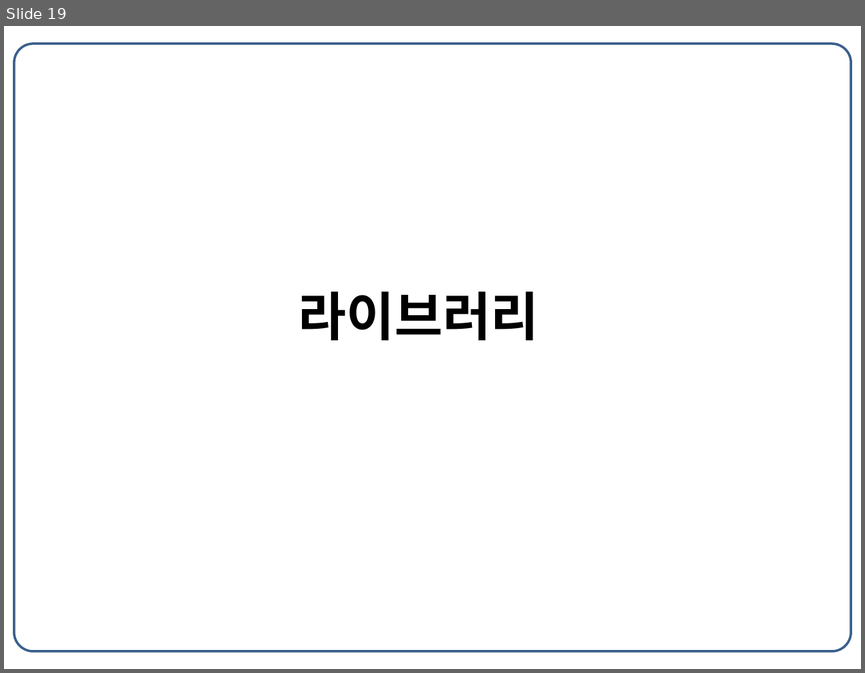
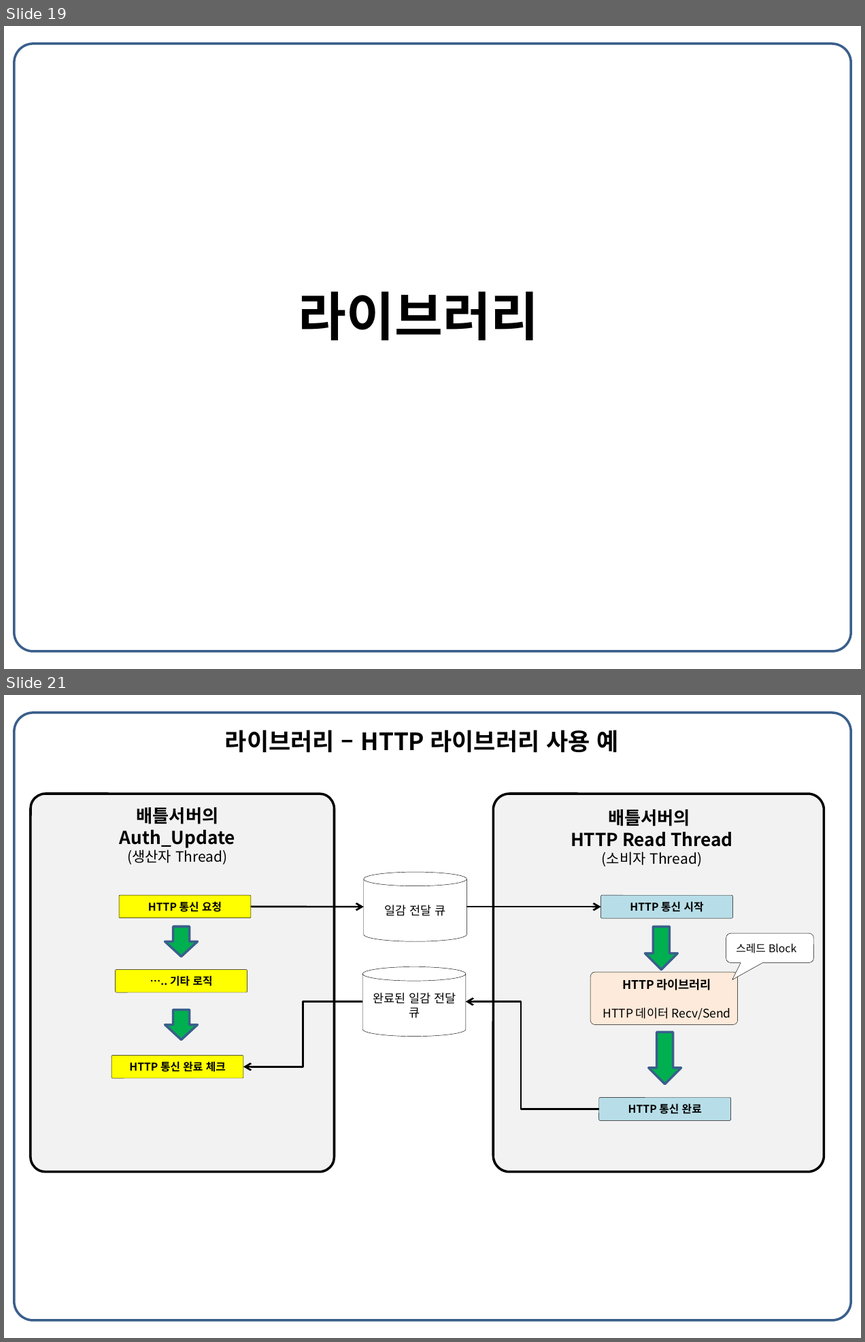
Before and after one commit to Buchen-Apple/MyCode, a slide deck: _포트폴리오/최종/포트폴리오_신버전_송진규.pptx. Shown one above the other, each under a label of ours: slide 19 before the commit, slides 19 and 21 after it; the slides between them are not shown. The pictures are 865x673 and 865x1342 pixels, drawn with LibreOffice and Linux fonts; fonts in the diff are those of the drawing. Boxes give left, top, right and bottom in pixels: in the first picture for what was removed or moved away, otherwise in the second. Text is boxed around its words. In the diff, an @@ line names an element or a change of style, - is before the commit and + after.

```diff
--- a/_포트폴리오/최종/포트폴리오_신버전_송진규.pptx
+++ b/_포트폴리오/최종/포트폴리오_신버전_송진규.pptx
@@ slide 21 added at (4, 695, 861, 1338), background #FFFFFF @@
@@ rounded rectangle added at (14, 713, 851, 1321), outline #3A5F8C 2 pt @@
@@ text added at (225, 730, 619, 752), 20 pt, text #000000, bold @@
+라이브러리 – HTTP 라이브러리 사용 예
@@ rounded rectangle added at (31, 794, 334, 1172), fill #F2F2F2, outline #000000 2 pt @@
@@ rounded rectangle added at (493, 794, 824, 1172), fill #F2F2F2, outline #000000 2 pt @@
@@ text added at (120, 807, 235, 864), 15 pt, text #000000, bold @@
+배틀서버의 Auth_Update
+(생산자 Thread)
@@ text added at (570, 809, 733, 866), 15 pt, text #000000, bold @@
+배틀서버의
+HTTP Read Thread
+(소비자 Thread)
@@ cylinder added at (364, 872, 466, 941), fill #FFFFFF, outline #000000 0.25 pt, 10 pt, text #000000 @@
+일감 전달 큐
@@ rounded rectangle added at (119, 895, 251, 918), fill #FFFF00, outline #000000 0.25 pt, 9 pt, text #000000, bold @@
+HTTP 통신 요청
@@ rounded rectangle added at (601, 896, 733, 919), fill #B7DEE8, outline #000000 0.25 pt, 9 pt, text #000000, bold @@
+HTTP 통신 시작
@@ arrow added from (251, 906) to (364, 906), #000000 1.5 pt @@
@@ arrow added from (466, 906) to (601, 906), #000000 1.5 pt @@
@@ right arrow added at (164, 927, 197, 957), fill #00B050, outline #3A5F8C 2 pt @@
@@ right arrow added at (645, 926, 677, 969), fill #00B050, outline #3A5F8C 2 pt @@
@@ rounded speech box added at (726, 933, 814, 963), fill #FFFFFF, outline #000000 0.25 pt, 9 pt, text #000000 @@
+스레드 Block
@@ rounded rectangle added at (116, 969, 247, 992), fill #FFFF00, outline #000000 0.25 pt, 9 pt, text #000000, bold @@
+….. 기타 로직
@@ cylinder added at (362, 966, 465, 1036), fill #FFFFFF, outline #000000 0.25 pt, 10 pt, text #000000 @@
+완료된 일감 전달 큐
@@ rounded rectangle added at (590, 972, 738, 1025), fill #FDEADA, outline #000000 0.25 pt @@
@@ text added at (602, 979, 731, 1019), 10 pt, text #000000 @@
+HTTP 라이브러리
+HTTP 데이터 Recv/Send
@@ right arrow added at (164, 1010, 197, 1040), fill #00B050, outline #3A5F8C 2 pt @@
@@ elbow arrow added from (362, 1002) to (243, 1067), #000000 1.5 pt @@
@@ elbow arrow added from (598, 1109) to (466, 1002), #000000 1.5 pt @@
@@ right arrow added at (649, 1032, 681, 1085), fill #00B050, outline #3A5F8C 2 pt @@
@@ rounded rectangle added at (112, 1055, 244, 1078), fill #FFFF00, outline #000000 0.25 pt, 9 pt, text #000000, bold @@
+HTTP 통신 완료 체크
@@ rounded rectangle added at (598, 1097, 730, 1120), fill #B7DEE8, outline #000000 0.25 pt, 9 pt, text #000000, bold @@
+HTTP 통신 완료
```
Also in this commit, not shown: 10 slides changed, 2 other slides added, 1 slide removed, 30 other files.
